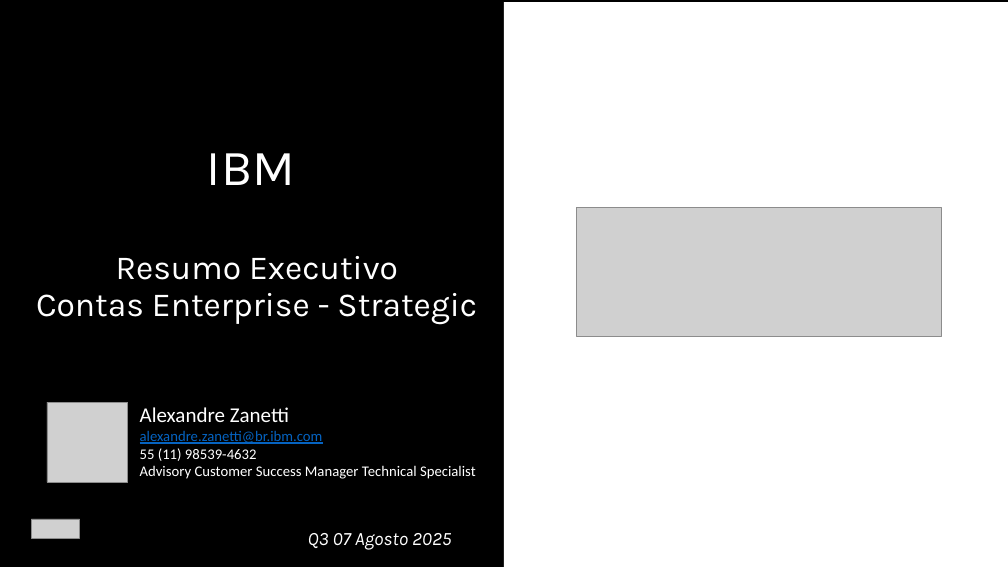
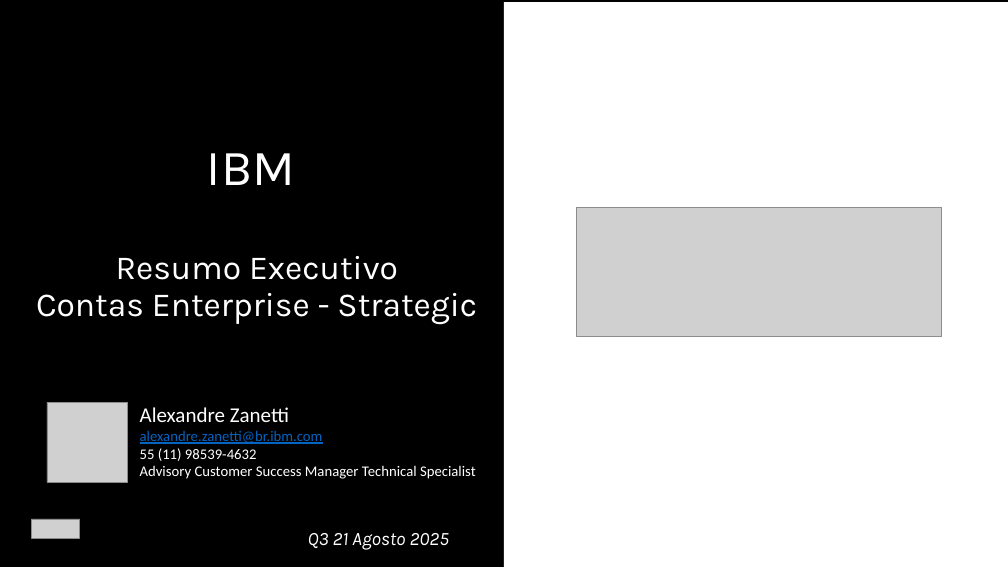
Before and after one commit to alexandrezanetti/bseg, a slide deck: slide 1 of BradescoSeguros - MBR - 2025-08.pptx. Drawn at 1008x567 pixels with LibreOffice and Linux fonts; fonts in the diff are those of the drawing; grey boxes stand for pictures; background and template pictures are left out. Boxes give left, top, right and bottom in pixels: in the first picture for what was removed or moved away, otherwise in the second. Text is boxed around its words. In the diff, an @@ line names an element or a change of style, - is before the commit and + after.

```diff
--- a/BradescoSeguros - MBR - 2025-08.pptx
+++ b/BradescoSeguros - MBR - 2025-08.pptx
@@ text at box(308, 533, 449, 550): text changed @@
-Q3 07 Agosto 2025
+Q3 21 Agosto 2025
```
Also in this commit, not shown: 5 other slides changed.
